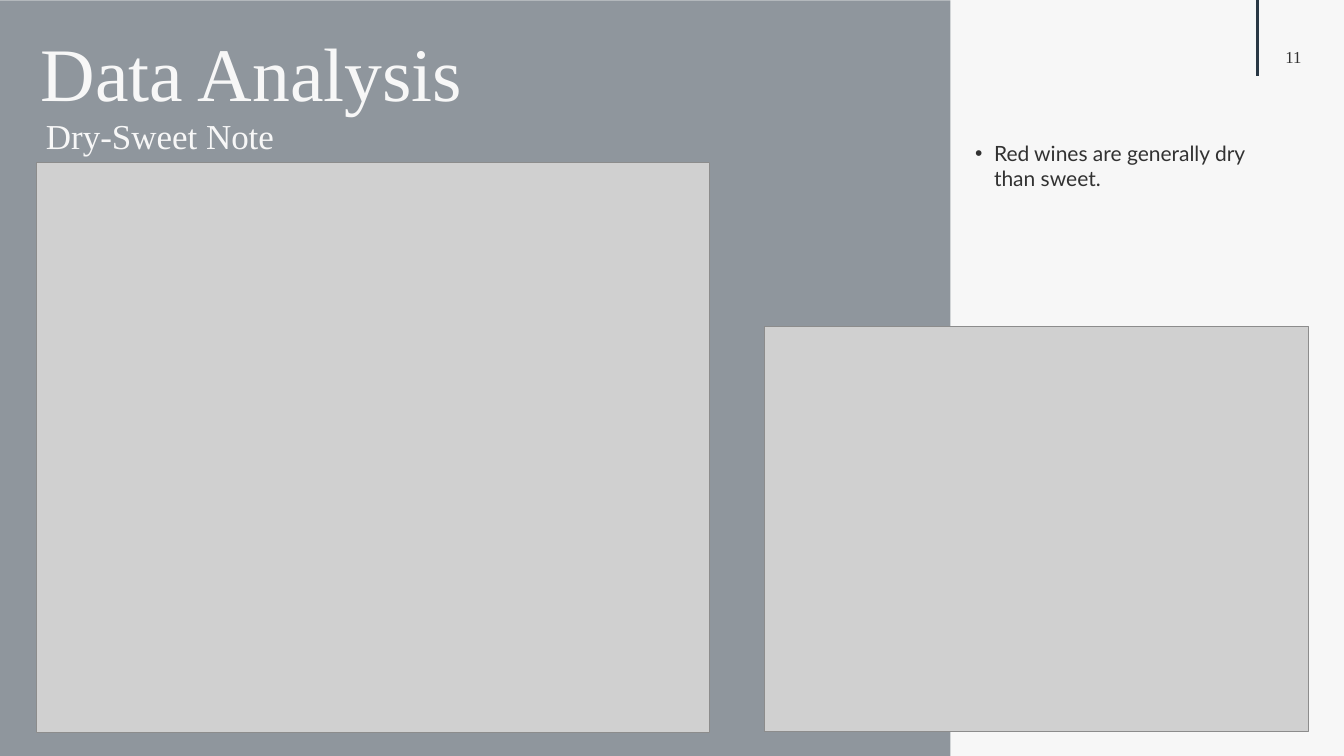
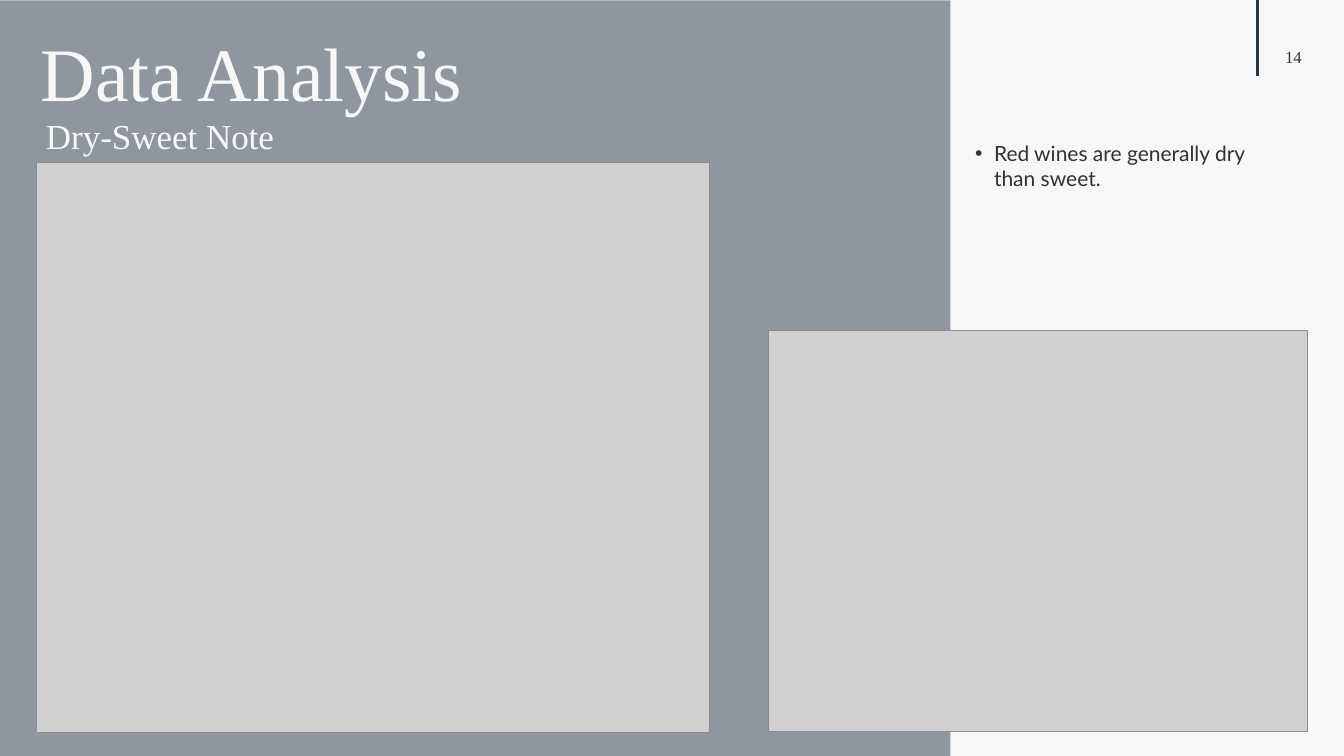
Before and after one commit to WilliamJHan/Selenium_Vivino, a slide deck: slide 14 of Vivino_Presentation.pptx (slide 11 before the commit). Drawn at 1344x756 pixels with LibreOffice and Linux fonts; fonts in the diff are those of the drawing; grey boxes stand for pictures. Boxes give left, top, right and bottom in pixels: in the first picture for what was removed or moved away, otherwise in the second. Text is boxed around its words. In the diff, an @@ line names an element or a change of style, - is before the commit and + after.

```diff
--- a/Vivino_Presentation.pptx
+++ b/Vivino_Presentation.pptx
@@ page number at box(1285, 52, 1302, 63): text changed @@
-11
+14
@@ picture: place and size @@
-picture at box(765, 327, 1310, 731)
+picture at box(769, 331, 1309, 731)
```
Also in this commit, not shown: 5 other slides changed, 8 slides added, 1 slide removed, 16 other files.
